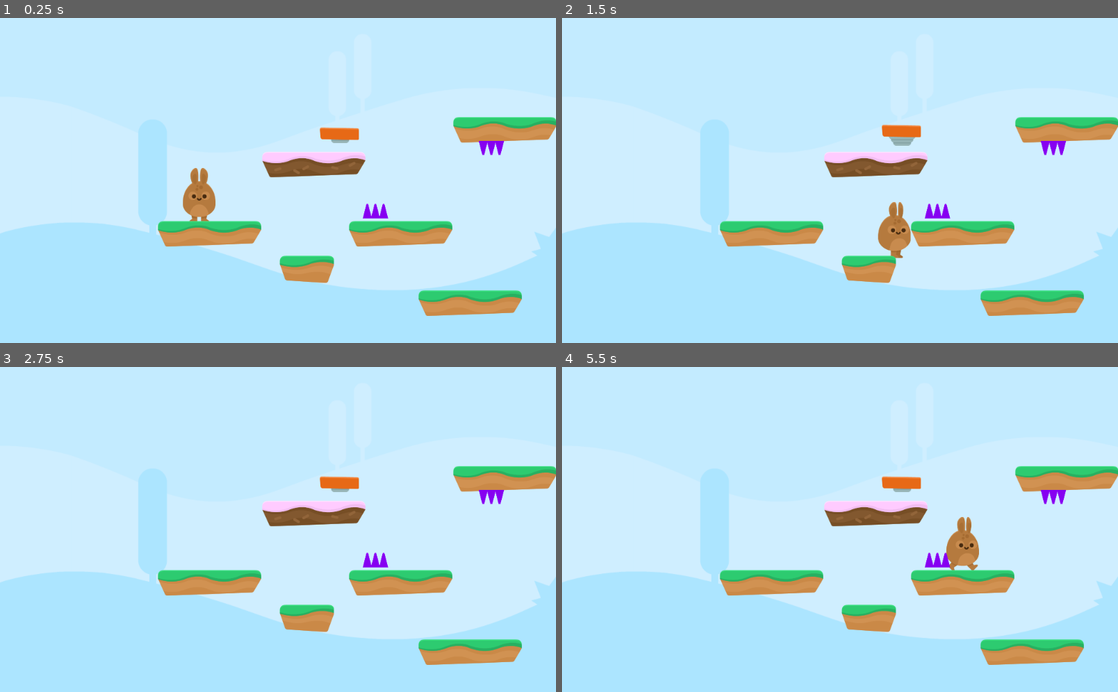
Above: before the commit, frames 1-4 (two rows, left to right).
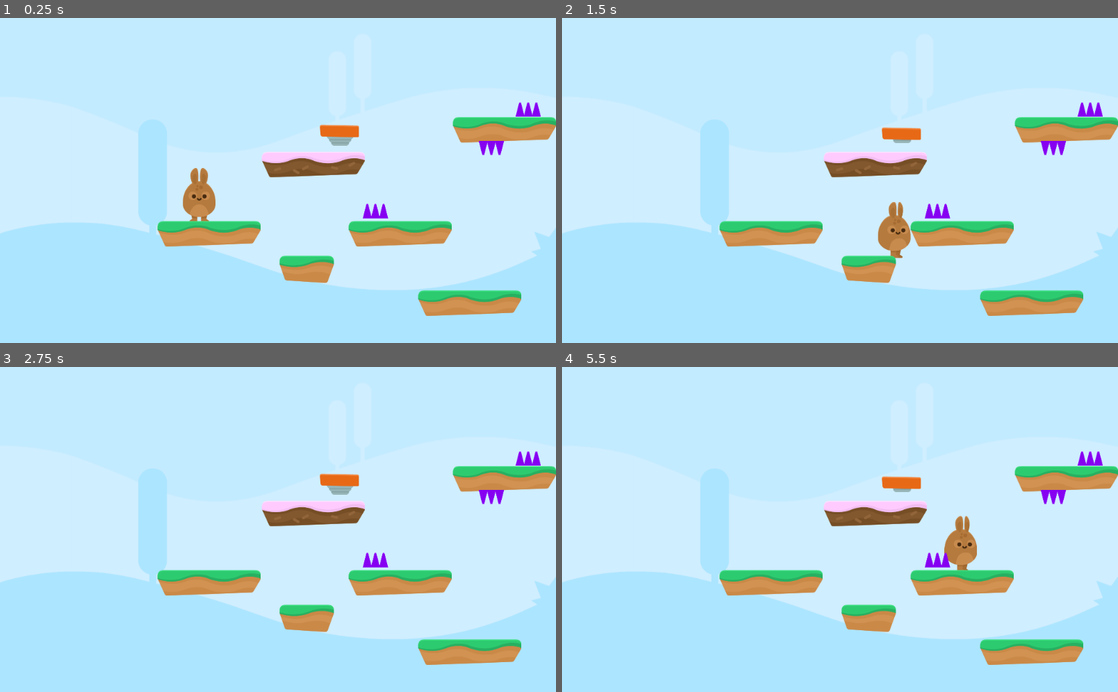
Above: after the commit, the same moments.

Repository: FireBorn123/HoppyDays_3.1.1
Game: Godot game, scene res://Levels/Level1.tscn
The game is run twice, just before and just after one commit, with the same random seed, the same clock (stepped at 60 frames per second) and the same inputs.
Inputs (mouse positions are in pixels of both pictures, inside the frame that each line leads up to):
- Up to frame 1 (0.25 s): no input
- Up to frame 2 (1.5 s): hold D (Right) from 0.53 s (still down); tap Space (Jump) at 0.77 s
- Up to frame 3 (2.75 s): tap Space (Jump) at 1.52 s; release D (Right) at 2.03 s; hold A (Left) from 2.03 s (still down)
- Up to frame 4 (5.5 s): release A (Left) at 2.75 s; click (895, 542) at 2.77 s; click (895, 542) at 3.52 s; hold D (Right) from 4.28 s (still down); tap Space (Jump) at 4.52, 5.27 s

The runs differ from the first frame. In frame 1, 0.5% of the frame differs, in the area x 28-100%, y 25-92%; in frame 2, 0.5%; in frame 3, 0.5%; in frame 4, 0.6%.

Commit message:
Lecture 34: Gamestate Hutr working better

Diff:
--- a/Hazards/Hazards.gd
+++ b/Hazards/Hazards.gd
@@ -3,5 +3,6 @@
 
 
 func _on_SpikeTop_body_entered(body):
-	if body.has_method("Hurt"):
-		body.Hurt()
+#	if body.has_method("Hurt"):
+#		body.Hurt()
+	get_tree().call_group("Gamestate", "hurt")
--- a/Items/JumpPad.tscn
+++ b/Items/JumpPad.tscn
@@ -44,7 +44,6 @@
 [node name="AnimatedSprite" type="AnimatedSprite" parent="."]
 frames = SubResource( 1 )
 animation = "Spring"
-frame = 1
 playing = true
 
 [node name="CollisionShape2D" type="CollisionShape2D" parent="."]
--- /dev/null
+++ b/Levels/GameState.gd
@@ -0,0 +1,17 @@
+extends Node2D
+
+var lives = 3
+
+func _ready():
+	add_to_group("Gamestate")
+	print(lives)
+
+func hurt():
+	lives -= 1
+	$Player.hurt()
+	if lives <= 0:
+		End_Game()
+	print(lives)
+
+func End_Game():
+	get_tree().change_scene("res://Levels/GameOver.tscn")
--- a/Levels/Level1.tscn
+++ b/Levels/Level1.tscn
@@ -6,8 +6,10 @@
 [ext_resource path="res://Hazards/SpikeBottom.tscn" type="PackedScene" id=4]
 [ext_resource path="res://Hoppy-Days-Assets/SFX/Summer_Park.ogg" type="AudioStream" id=5]
 [ext_resource path="res://Items/JumpPad.tscn" type="PackedScene" id=6]
+[ext_resource path="res://Levels/GameState.gd" type="Script" id=7]
 
-[node name="Node2D" type="Node2D"]
+[node name="Level1" type="Node2D"]
+script = ExtResource( 7 )
 
 [node name="Player" parent="." instance=ExtResource( 2 )]
 position = Vector2( 215.91, 215.791 )
@@ -19,15 +21,19 @@
 zoom = Vector2( 2, 2 )
 
 [node name="TileMap" type="TileMap" parent="."]
+position = Vector2( -1, 0 )
 tile_set = ExtResource( 1 )
 collision_layer = 2
 format = 1
-tile_data = PoolIntArray( 18, 2, 0, 84, 3, 0, 131079, 0, 0, 196651 …(233 unchanged characters)…
+tile_data = PoolIntArray( -6094846, 3, 0, 18, 2, 0, 84, 3, 0, 131079, 0, 0, 196651 …(233 unchanged characters)…
 
 [node name="Hazards" type="Node" parent="."]
 
 [node name="SpikeTop2" parent="Hazards" instance=ExtResource( 3 )]
 position = Vector2( 865.039, 347.065 )
+
+[node name="SpikeTop3" parent="Hazards" instance=ExtResource( 3 )]
+position = Vector2( 1427.78, -28.0823 )
 
 [node name="SpikeTop4" parent="Hazards" instance=ExtResource( 3 )]
 position = Vector2( 1823.83, 543.903 )
--- a/Player/Player.gd
+++ b/Player/Player.gd
@@ -3,13 +3,11 @@
 var motion = Vector2(0, 0)
 
 const SPEED = 1200
-const GRAVITY = 400
+const GRAVITY = 300
 const UP = Vector2(0, -1)
 const JUMP_SPEED = 4000
 const World_Limit = 3000
 const BoostMultiplyer = 2
-
-var lives = 3
 
 signal animate
 
@@ -23,7 +21,7 @@
 
 func apply_gravity():
 	if position.y >= World_Limit:
-		End_Game()
+		get_tree().call_group("Gamestate", "End_Game")
 	if  is_on_floor():
 		motion.y = 0
 	elif is_on_ceiling():
@@ -48,19 +46,12 @@
 	emit_signal("animate", motion)
 
 
-func End_Game():
-	get_tree().change_scene("res://Levels/GameOver.tscn")
+func hurt():
+	position.y -= 50
+	yield(get_tree(), "idle_frame")
+	motion.y -= JUMP_SPEED *1.4
+	$PainSFX.play()
 
-func Hurt():
-	print("LivesBefore: ", lives)
-	position.y -= 1
-	yield(get_tree(), "idle_frame")
-	motion.y -= JUMP_SPEED
-	$PainSFX.play()
-	lives -= 1
-	print("LivesAfter: ", lives)
-	if lives <= 0:
-		End_Game()
 
 
 func boost():
Not shown: 1 places in Levels/Level1.tscn that only renumber resources
